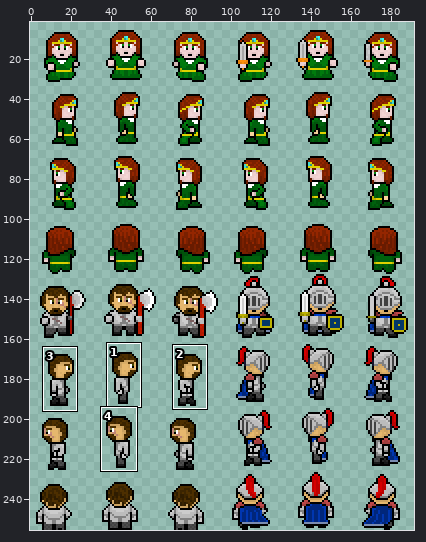
One commit to this sprite sheet: Sprites/Aidan.png. The picture above shows the old version from afar; the outline marks the close-up.
Close-up. Before the edit:
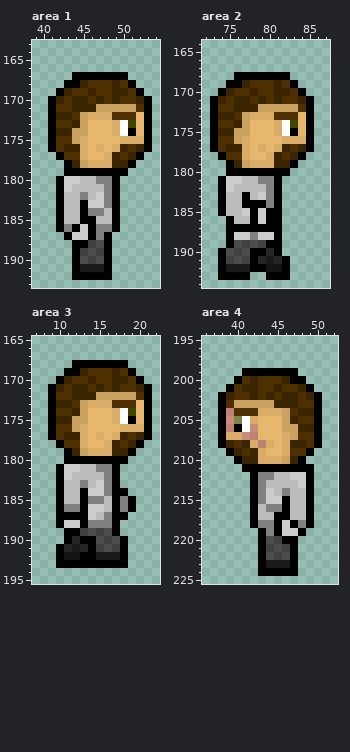
The file is 192x256 pixels. Colours within 5 levels of each other are drawn and written as one. Shown: area 1: x 39..54, y 163..193; area 2: x 72..87, y 164..194; area 3: x 7..22, y 165..195; area 4: x 36..52, y 195..225. The wide view leaves out empty margins. The commit also changed other parts of the picture, which this record leaves out.
The same view after the edit:
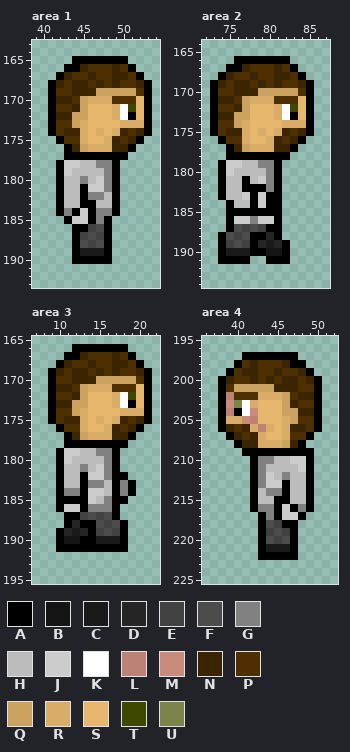
Palette (. is transparent): A #000000  B #141414  C #1a1a1a  D #252525  E #414141  F #4c4c4c  G #818181  H #bcbcbc  J #cccccc  K #ffffff  L #bd8273  M #ca8b7b  N #3b2400  P #4d2f00  Q #cca260  R #d9ad67  S #e6b76d  T #3e4800  U #7c844c
Diff:
Changed rows in their new state; - is an unchanged pixel.
Area 1:
first column x 41:
165 ---AAAAAAA---
166 --AANPPPNPA--
167 -ANPPNPPNNPA-
168 ANPN--N---PNA
169 APPNN-QQQQQPA
170 --NPQRRRP--S-
171 ----QSSSRKTS-
172 ---Q-SSSRKA--
173 ---QR---SRRR-
174 -P-NR-R--NPN-
175 .A-P---RNPNA.
176 ..A-QR-RN-A..
177 -.AAAAAAAA..-
178 -AJJHHGGA..--
179 -AJHHHHG-.---
180 --HHG-J------
181 --H-AJJ------
182 ----AGGH-----
183 -----AHH-----
184 --GAJA-G-----
185 -.AJJ-GA.----
186 -..-AEFA.----
187 --.AEFE------
188 ----F--------
189 ----CCC------
190 ----AAA------
191 ---.....-----
192 ---.....-----
Area 2:
first column x 73:
166 ---AAAAAAA---
167 --AANPPPNPA--
168 -ANPPNPPNNPA-
169 ANPN--N---PNA
170 APPNN-QQQQQPA
171 --NPQRRRP--S-
172 ----QSSSRKTS-
173 ---Q-SSSRKA--
174 ---QR---SRRR-
175 -P-NR-R--NPN-
176 .A-P---RNPNA.
177 ..A-QR-RN-A..
178 -.AAAAAAAA..-
179 -AJJHHGGA..--
180 -AJHHHHG-.---
181 --HHA-J------
182 --H-AAA------
183 ----JA-A-----
184 -.A-H-JA-----
185 -.AAA-A------
186 ---JJG-J-----
187 ---FEFE------
188 -AFEFAAD-----
189 -AE--ADCDA---
190 --CCC--BBA---
191 --AAA..AA----
192 -.........---
193 -....--...---
Area 3:
first column x 9:
166 ---AAAAAAA---
167 --AANPPPNPA--
168 -ANPPNPPNNPA-
169 ANPN--N---PNA
170 APPNN-QQQQQPA
171 --NPQRRRP--S-
172 ----QSSSRKTS-
173 ---Q-SSSRKA--
174 ---QR---SRRR-
175 -P-NR-R--NPN-
176 .A-P---RNPNA.
177 ..A-QR-RN-A..
178 -.AAAAAAAA..-
179 -AJJHHGGA..--
180 -AJHHHHG-.---
181 --HHG-J------
182 --H-AJJ--A---
183 ----AGGH-GA--
184 --GG---H-GA--
185 --AA-JHG-A.--
186 --JJ-GGG-..--
187 -.--EFEF-.---
188 -.AD-AFEFA---
189 -ADCDA--EA---
190 -ABB--CCC----
191 --AAA-AAA----
192 -.........---
193 -.........---
Area 4:
first column x 38:
197 ---AAAAAAA---
198 --APNPPPNAA--
199 -APNNPPNPPNA-
200 ANP---N--NPNA
201 APQQQQQ-NNPPA
202 -L--PRRRQPN--
203 -MUKRSSSQ----
204 --AKMSSS-Q---
205 -RRML---RQ---
206 -NPNRLR-RN-P-
207 .ANPNR---P-A.
208 ..A-NR-RQ-A..
209 -..AAAAAAAA--
210 --..AGGHHJJA-
211 ---.-GHHHHJ--
212 ------J-GHH--
213 ------JJA-H--
214 -----HGGA----
215 -----HHA-----
216 -----G-AJAG--
217 ----.AG-JJA.-
218 ----.AFEA-..-
219 ------EFEA.--
220 --------F----
221 ------CCC----
222 ------AAA----
223 -----.....---
224 -----.....---
Changed places in both close-ups, as pixel boxes (x1, y1, x2, y2):
changed: (48, 56, 152, 280)
changed: (210, 56, 314, 280)
changed: (48, 344, 152, 568)
changed: (218, 352, 322, 576)
